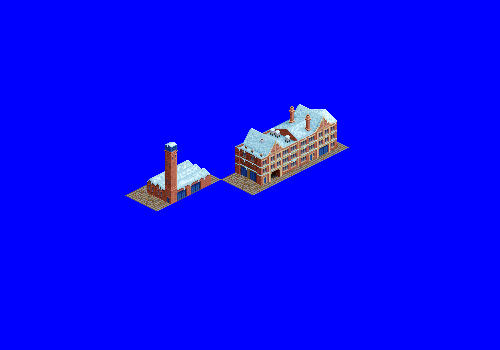
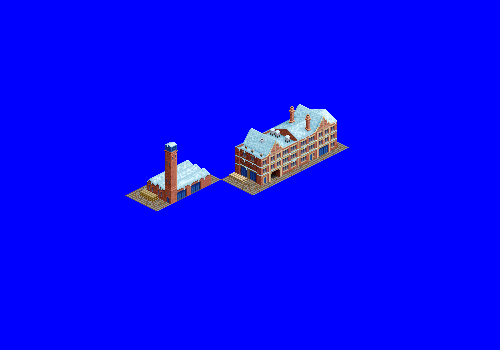
The second 500 x 350 image is a revision of the first. Changes to its layers:
added layer "Layer 2" in group "main building" over <box>229,172,247,183</box>
added layer "Layer 1" in group "warehouse / tower" over <box>140,189,158,202</box>
